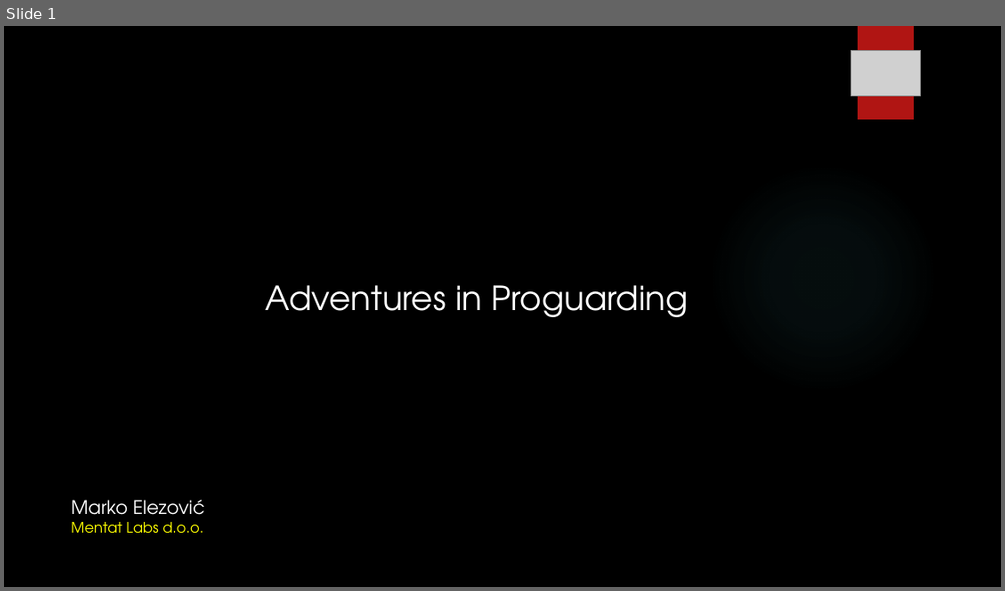
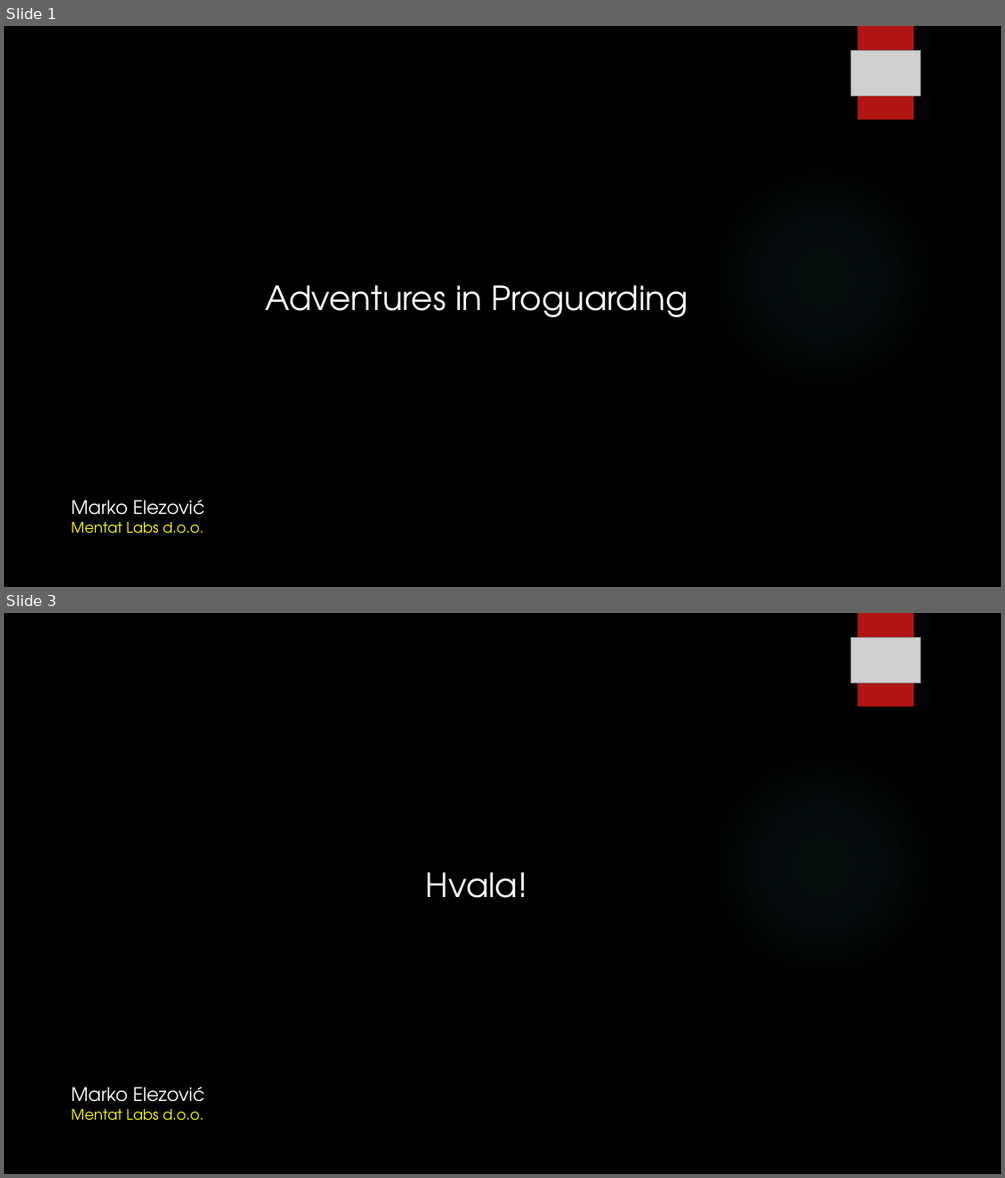
Before and after one commit to melezov/javacro-proguard, a slide deck: proguard.pptx. Shown one above the other, each under a label of ours: slide 1 before the commit, slides 1 and 3 after it; the slides between them are not shown. The pictures are 1005x591 and 1005x1178 pixels, drawn with LibreOffice and Linux fonts; fonts in the diff are those of the drawing; grey boxes stand for pictures; background and template pictures are left out. Boxes give left, top, right and bottom in pixels: in the first picture for what was removed or moved away, otherwise in the second. Text is boxed around its words. In the diff, an @@ line names an element or a change of style, - is before the commit and + after.

Commit message:
PPTX 2.0

```diff
--- a/proguard.pptx
+++ b/proguard.pptx
@@ slide 3 added at [4,613,1001,1174], background picture (left out); not listed: 2 template elements that a slide beside it also shows @@
@@ picture added at [850,637,921,682] @@
@@ text added at [426,872,528,898], 32 pt, text #FFFFFF @@
+Hvala!
@@ text added at [71,1086,205,1119], 14 pt, text #FFFF00 @@
+Marko Elezović
+Mentat Labs d.o.o.
```
Also in this commit, not shown: 1 other slide added, 1 slide removed, 9 other files.
